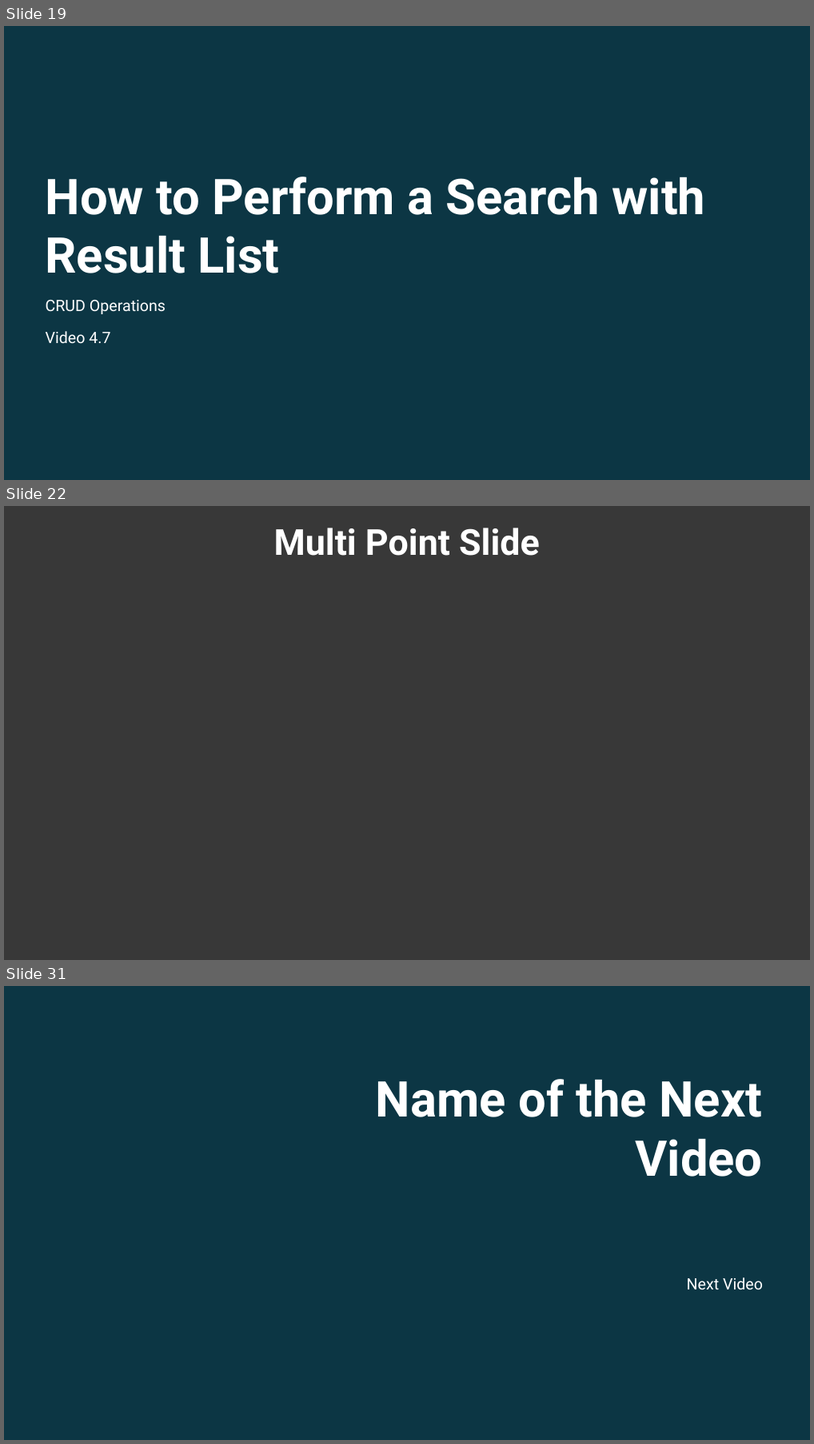
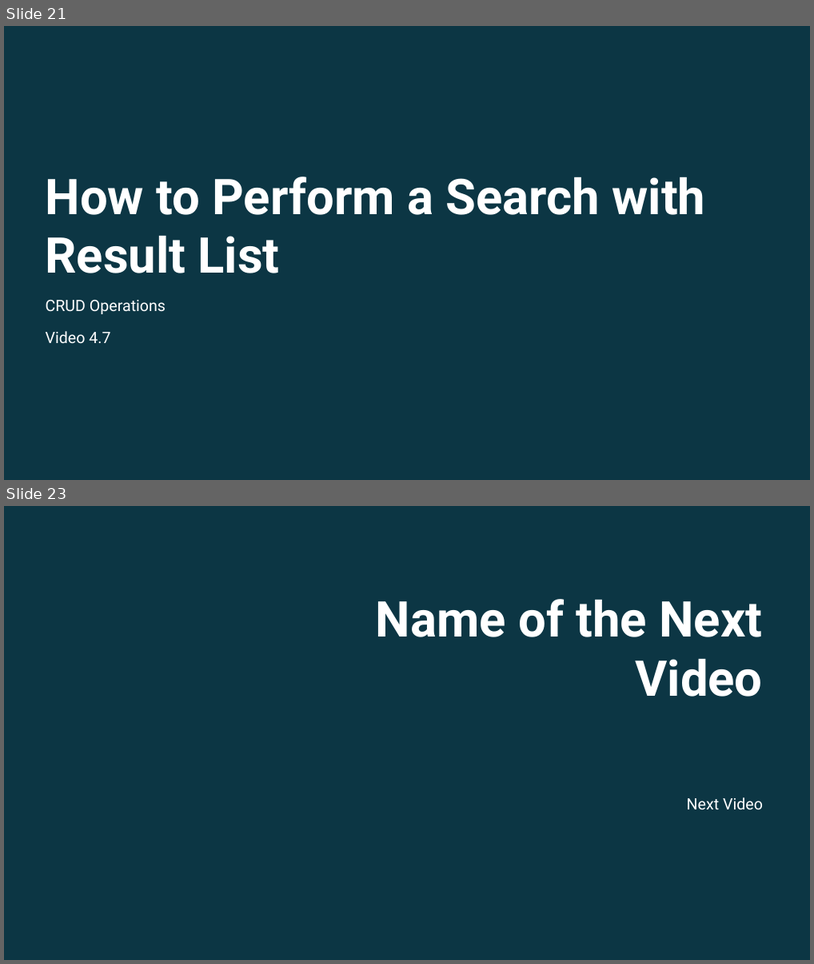
Before and after one commit to ec-council-learning/Entity-Fundamentals-Using-.NET-6, a slide deck: Sections/Section 4/Entity Fundamentals Using .NET 6_Section 4.pptx. Shown one above the other, each under a label of ours: slides 19, 22 and 31 before the commit, slides 21 and 23 after it; the slides between them are not shown. The pictures are 814x1444 and 814x964 pixels, drawn with LibreOffice and Linux fonts; fonts in the diff are those of the drawing; background and template pictures are left out; a plain dark background stands for a picture behind light text. Boxes give left, top, right and bottom in pixels: in the first picture for what was removed or moved away, otherwise in the second. Text is boxed around its words. In the diff, an @@ line names an element or a change of style, - is before the commit and + after.

```diff
--- a/Sections/Section 4/Entity Fundamentals Using .NET 6_Section 4.pptx
+++ b/Sections/Section 4/Entity Fundamentals Using .NET 6_Section 4.pptx
@@ slide 22 removed at (x1=4, y1=506, x2=810, y2=960), background picture (left out) @@
@@ rectangle removed at (x1=4, y1=506, x2=810, y2=959) @@
@@ text removed at (x1=274, y1=528, x2=540, y2=556) @@
-Multi Point Slide
@@ what was slide 19 is now slide 21 @@
@@ what was slide 31 is now slide 23 @@
```
Also in this commit, not shown: 1 slide changed, 3 slides added, 10 other slides removed, 17 other files.
